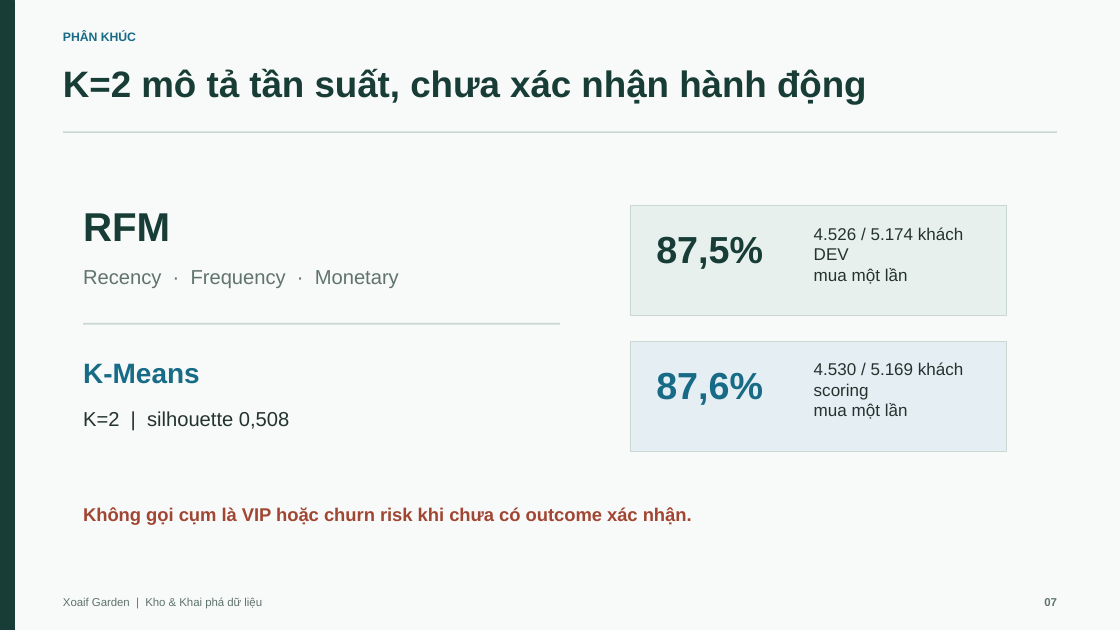
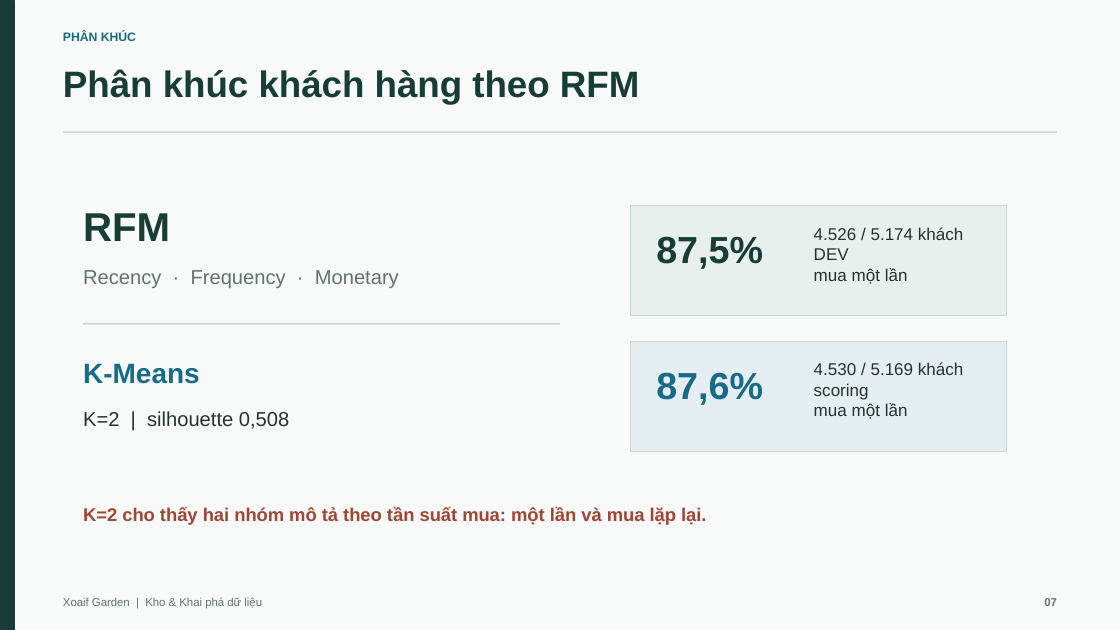
Before and after one commit to nguyenducanh03112005/Xoaif, a slide deck: slide 7 of slides/Xoaif_Final.pptx. Drawn at 1120x630 pixels with LibreOffice and Linux fonts; fonts in the diff are those of the drawing. Boxes give left, top, right and bottom in pixels: in the first picture for what was removed or moved away, otherwise in the second. Text is boxed around its words. In the diff, an @@ line names an element or a change of style, - is before the commit and + after.

```diff
--- a/slides/Xoaif_Final.pptx
+++ b/slides/Xoaif_Final.pptx
@@ text at (x1=63, y1=69, x2=639, y2=105): text changed @@
-K=2 mô tả tần suất, chưa xác nhận hành động
+Phân khúc khách hàng theo RFM
@@ text at (x1=83, y1=507, x2=706, y2=525): text changed @@
-Không gọi cụm là VIP hoặc churn risk khi chưa có outcome xác nhận.
+K=2 cho thấy hai nhóm mô tả theo tần suất mua: một lần và mua lặp lại.
```
Also in this commit, not shown: 12 other slides changed, 1 slide added, 1 slide removed, 7 other files.
